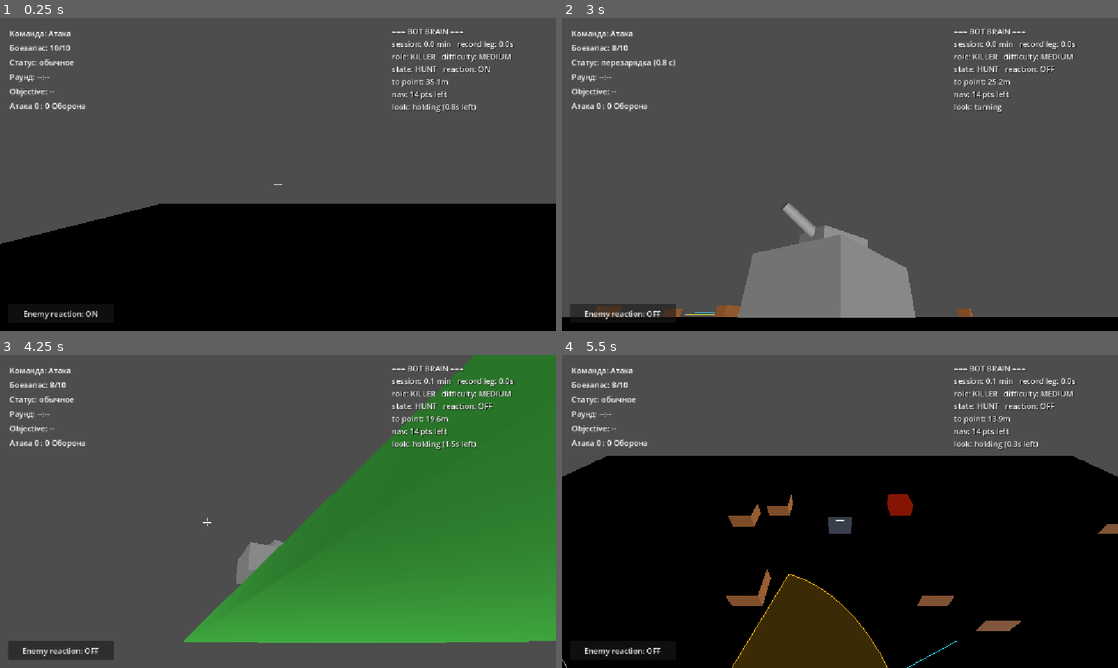
Above: before the commit, frames 1-4 (two rows, left to right).
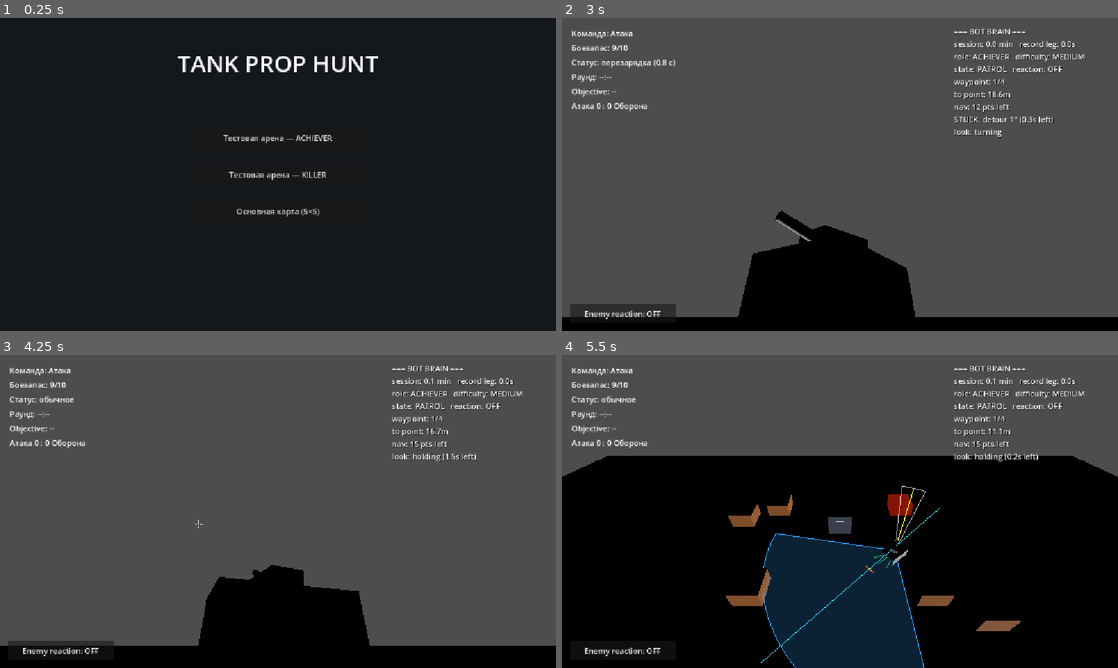
Above: after the commit, the same moments.

Repository: Imadakara/Tanks-Props
Game: Godot game, scene res://scenes/main_menu/MainMenu.tscn
The game is run twice, just before and just after one commit, with the same random seed, the same clock (stepped at 60 frames per second) and the same inputs. Before the commit the project starts from res://scenes/bot_arena/KillerArena.tscn.
Inputs (mouse positions are in pixels of both pictures, inside the frame that each line leads up to):
- Up to frame 1 (0.25 s): no input
- Up to frame 2 (3 s): click (840, 136) at 0.5 s, where only the run after the commit has a clickable "Тестовая арена — ACHIEVER"; click "Enemy reaction: ON" at 1.25 s; click "Enemy reaction: OFF" at 2 s; tap Enter at 2.75 s; move the mouse to (867, 174) at 2.77 s; press the mouse at (867, 174) at 2.78 s; hold W (move_forward) from 2.78 s (still down)
- Up to frame 3 (4.25 s): keep holding W (move_forward); move the mouse to (250, 511) at 3.52 s; release the mouse at (250, 511) at 3.53 s; tap E (toggle_disguise) at 3.6 s
- Up to frame 4 (5.5 s): keep holding W (move_forward); move the mouse to (851, 505) at 4.27 s; tap 1 at 4.35 s; move the mouse to (834, 517) at 5.02 s; tap 2 at 5.1 s

The runs differ from the first frame. In frame 1, 99% of the frame differs, in the area x 0-100%, y 0-100%; in frame 2, 8.9%; in frame 3, 46%; in frame 4, 12%.

Commit message:
test map choose lobby

Diff:
--- a/project.godot
+++ b/project.godot
@@ -14,7 +14,7 @@
 config/features=PackedStringArray("4.7", "Mobile")
 config/icon="res://icon.svg"
 
-run/main_scene="res://scenes/bot_arena/KillerArena.tscn"
+run/main_scene="res://scenes/main_menu/MainMenu.tscn"
 
 [display]
 
--- /dev/null
+++ b/scenes/main_menu/MainMenu.tscn
@@ -0,0 +1,55 @@
+[gd_scene format=3]
+
+[ext_resource type="Script" path="res://scenes/main_menu/main_menu.gd" id="1_isws5"]
+
+[node name="MainMenu" type="Control" unique_id=1740177909]
+layout_mode = 3
+anchors_preset = 0
+anchor_right = 1.0
+anchor_bottom = 1.0
+script = ExtResource("1_isws5")
+
+[node name="Background" type="ColorRect" parent="." unique_id=1211035229]
+layout_mode = 0
+anchor_right = 1.0
+anchor_bottom = 1.0
+color = Color(0.08, 0.09, 0.11, 1)
+
+[node name="TitleLabel" type="Label" parent="." unique_id=2124283818]
+layout_mode = 0
+anchor_right = 1.0
+offset_top = 60.0
+offset_bottom = 140.0
+theme_override_colors/font_color = Color(1, 1, 1, 1)
+theme_override_font_sizes/font_size = 48
+text = "TANK PROP HUNT"
+horizontal_alignment = 1
+
+[node name="VBoxContainer" type="VBoxContainer" parent="." unique_id=133404442]
+layout_mode = 0
+anchor_left = 0.5
+anchor_top = 0.5
+anchor_right = 0.5
+anchor_bottom = 0.5
+offset_left = -190.0
+offset_top = -104.0
+offset_right = 190.0
+offset_bottom = 104.0
+grow_horizontal = 2
+grow_vertical = 2
+theme_override_constants/separation = 20
+
+[node name="AchieverButton" type="Button" parent="VBoxContainer" unique_id=109292456]
+custom_minimum_size = Vector2(380, 56)
+layout_mode = 2
+text = "Тестовая арена — ACHIEVER"
+
+[node name="KillerButton" type="Button" parent="VBoxContainer" unique_id=1190121093]
+custom_minimum_size = Vector2(380, 56)
+layout_mode = 2
+text = "Тестовая арена — KILLER"
+
+[node name="MainButton" type="Button" parent="VBoxContainer" unique_id=2078981241]
+custom_minimum_size = Vector2(380, 56)
+layout_mode = 2
+text = "Основная карта (5×5)"
--- /dev/null
+++ b/scenes/main_menu/main_menu.gd
@@ -0,0 +1,18 @@
+extends Control
+## MainMenu — стартовый экран (по прямому запросу, run/main_scene теперь указывает сюда, см.
+## CLAUDE.md "Map inventory" за полным списком карт). Три плашки — переход на соответствующую
+## сцену через get_tree().change_scene_to_file(); сама эта сцена никакой игровой логики не несёт,
+## только выбор, куда идти дальше.
+
+const _ACHIEVER_SCENE := "res://scenes/bot_arena/BotArena.tscn"
+const _KILLER_SCENE := "res://scenes/bot_arena/KillerArena.tscn"
+const _MAIN_SCENE := "res://scenes/main/Main.tscn"
+
+@onready var _achiever_button: Button = $VBoxContainer/AchieverButton
+@onready var _killer_button: Button = $VBoxContainer/KillerButton
+@onready var _main_button: Button = $VBoxContainer/MainButton
+
+func _ready() -> void:
+	_achiever_button.pressed.connect(func(): get_tree().change_scene_to_file(_ACHIEVER_SCENE))
+	_killer_button.pressed.connect(func(): get_tree().change_scene_to_file(_KILLER_SCENE))
+	_main_button.pressed.connect(func(): get_tree().change_scene_to_file(_MAIN_SCENE))
Not shown, changed: CLAUDE.md
